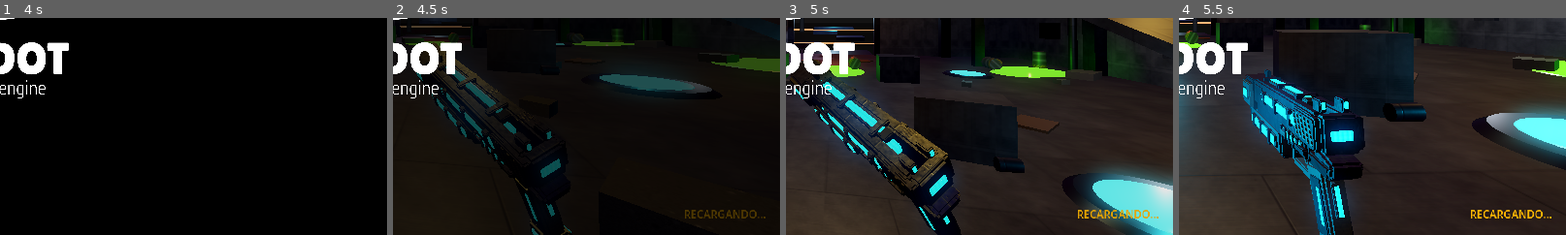
Above: before the commit, frames 1-4 (left to right).
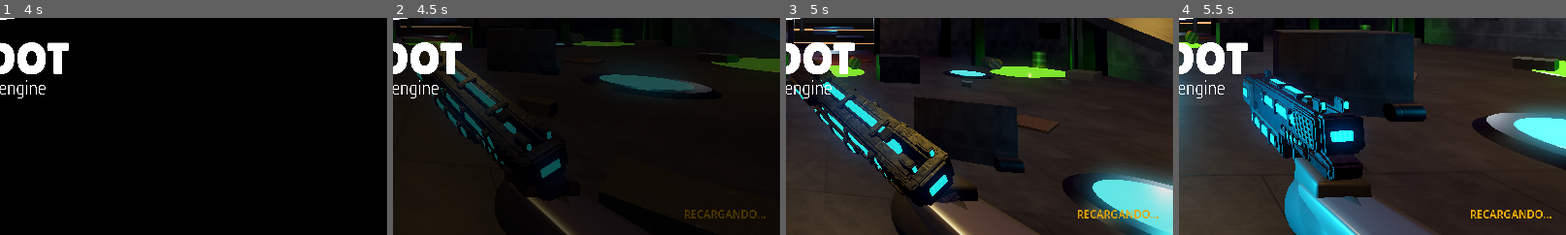
Above: after the commit, the same moments.

Repository: vTrxn/COREBREAKER
Game: Godot game, scene res://Mundo.tscn
Two runs of this game, one before a commit and one after it. Both use one fixed random seed, a clock stepped at 60 frames per second and the inputs below. Sound files missing from this copy of the repository are replaced by a short silence.
Inputs (mouse positions are % of the whole screen's width and height, from its top left):
- Up to frame 1 (4 s): move the mouse to (55, 50) at 0.52 s; press the mouse at (55, 50) at 0.53 s; hold W (move_up) from 0.53 s (still down); tap Space (saltar) at 0.77, 1.52, 3.02, 3.5, 3.77 s; tap F (parry) at 0.8, 1.35, 2.3, 3.6 s; tap Enter at 1.25 s; move the mouse to (45, 50) at 1.27 s; release the mouse at (45, 50) at 1.28 s; click (45, 50) at 1.55 s; move the mouse to (52, 48) at 2.02 s; tap Shift (dash) at 2.1 s; move the mouse to (49, 52) at 2.77 s; click (49, 52) at 2.85 s; move the mouse to (57, 51) at 3.52 s
- Up to frame 2 (4.5 s): keep holding W (move_up); move the mouse to (42, 49) at 4.27 s; tap R (recargar) at 4.35 s
- Up to frame 3 (5 s): keep holding W (move_up); tap Space (saltar) at 4.52 s; click (42, 49) at 4.55 s
- Up to frame 4 (5.5 s): keep holding W (move_up); move the mouse to (51, 50) at 5.02 s; tap T at 5.1 s; tap F (parry) at 5.3 s
The pictures show only the part of the screen within x 50-100%, y 50-100%; the shares and areas given below are measured in that part.

Frame 1 is identical in both runs. In frame 2, 0.8% of the frame differs, in the area x 31-48%, y 73-100%; in frame 3, 4.1%; in frame 4, 7.2%, in the area x 27-66%, y 64-100%.

Commit message:
Agrega modelo 3D del jugador y mano sujetando la pistola en primera persona

Diff:
--- a/Jugador.tscn
+++ b/Jugador.tscn
@@ -14,12 +14,9 @@
 [ext_resource type="AudioStream" uid="uid://ds0ognd2hrxan" path="res://audio/impacto_golpe.mp3" id="12_golp"]
 [ext_resource type="PackedScene" uid="uid://dhk6l33n4uuvx" path="res://modelos/pistola_corebreaker.glb" id="13_pist"]
 [ext_resource type="AudioStream" uid="uid://nu04togyipf3" path="res://audio/recarga.mp3" id="14_rec"]
+[ext_resource type="PackedScene" uid="uid://bhqk365v7dopp" path="res://modelos/jugador_corebreaker.glb" id="15_jugm"]
 
 [sub_resource type="CapsuleShape3D" id="CapsuleShape3D_1"]
-radius = 0.4
-height = 1.8
-
-[sub_resource type="CapsuleMesh" id="CapsuleMesh_1"]
 radius = 0.4
 height = 1.8
 
@@ -35,12 +32,11 @@
 transform = Transform3D(1, 0, 0, 0, 1, 0, 0, 0, 1, 0, 0.9, 0)
 shape = SubResource("CapsuleShape3D_1")
 
-[node name="MeshInstance3D" type="MeshInstance3D" parent="." unique_id=2114060994]
-transform = Transform3D(1, 0, 0, 0, 1, 0, 0, 0, 1, 0, 0.9, 0)
-mesh = SubResource("CapsuleMesh_1")
+[node name="ModeloJugador" parent="." unique_id=21007001 instance=ExtResource("15_jugm")]
 
 [node name="Camera3D" type="Camera3D" parent="." unique_id=1375714489]
 transform = Transform3D(1, 0, 0, 0, 1, 0, 0, 0, 1, 0, 1.6, 0)
+cull_mask = 1048573
 
 [node name="RayCast3D" type="RayCast3D" parent="Camera3D" unique_id=14069356]
 target_position = Vector3(0, 0, -15)
@@ -62,9 +58,8 @@
 omni_range = 3.0
 
 [node name="BrazoParry" type="Node3D" parent="Camera3D" unique_id=1982736450]
-transform = Transform3D(0.7110084, 0.4259616, 0.5583684, -0.4651547, 0.8775898, -0.06540896, -0.5270524, -0.22165468, 0.8215444, -0.28, -0.26, -0.22)
+transform = Transform3D(-0.03315513, -0.9994502, 0, 0.9994502, -0.03315513, 0, 0, 0, 1, 0, 0, 0)
 script = ExtResource("11_parr")
-transform = Transform3D(-0.03315513, -0.9994502, 0, 0.9994502, -0.03315513, 0, 0, 0, 1, 0, 0, 0)
 metadata/_edit_group_ = true
 
 [node name="LuzParry" type="OmniLight3D" parent="Camera3D/BrazoParry" unique_id=1982736454]
--- a/scripts/jugador.gd
+++ b/scripts/jugador.gd
@@ -23,22 +23,23 @@
 var xp_max: float = 100.0
 var muerto: bool = false
 func _ready() -> void:
-	hp = hp_max
-	Input.mouse_mode = Input.MOUSE_MODE_CAPTURED
+	hp = hp_max; Input.mouse_mode = Input.MOUSE_MODE_CAPTURED
 	cambio_xp.emit(xp, xp_max, nivel)
+	if has_node("ModeloJugador"):
+		for m in $ModeloJugador.find_children("*", "VisualInstance3D", true, false):
+			if m.name in ["Guante_D", "Antebrazo_D", "Brazalete_D"]: m.reparent(arma, true)
+			else: m.layers = 2
 func _unhandled_input(event: InputEvent) -> void:
 	if not muerto and event is InputEventMouseMotion and Input.mouse_mode == Input.MOUSE_MODE_CAPTURED:
 		rotate_y(-event.relative.x * mouse_sens)
 		cam.rotation.x = clampf(cam.rotation.x - event.relative.y * mouse_sens, -1.55, 1.55)
 func _physics_process(delta: float) -> void:
 	if muerto: return
-	if not is_on_floor():
-		velocity.y -= grav * delta
+	if not is_on_floor(): velocity.y -= grav * delta
 	t_quieto += delta
 	var sangrando := t_quieto > 15.0
 	alerta_sangrado.emit(sangrando)
-	if sangrando:
-		recibir_dano(2.0 * delta)
+	if sangrando: recibir_dano(2.0 * delta)
 	cd_dash = maxf(0.0, cd_dash - delta)
 	var in_dir := Input.get_vector("move_left", "move_right", "move_up", "move_down")
 	var dir := (transform.basis * Vector3(in_dir.x, 0.0, in_dir.y)).normalized()
@@ -53,10 +54,8 @@
 		if audio_p: audio_p.salto()
 	var moviendo := is_on_floor() and dir.length_squared() > 0.01 and Vector2(velocity.x, velocity.z).length() > 0.5
 	if audio_p: audio_p.actualizar(moviendo, hp, hp_max)
-	if Input.is_action_pressed("disparo_primario") and arma:
-		arma.intentar_disparar(self)
-	if Input.is_action_just_pressed("parry") and parry_b:
-		parry_b.ejecutar_parry()
+	if Input.is_action_pressed("disparo_primario") and arma: arma.intentar_disparar(self)
+	if Input.is_action_just_pressed("parry") and parry_b: parry_b.ejecutar_parry()
 	move_and_slide()
 func _mover_horizontal(delta: float, dir: Vector3) -> void:
 	var spd := vel_sprint if Input.is_action_pressed("sprint") else vel_caminar
Binary file added: modelos/jugador_corebreaker.glb
Not shown, added: modelos/jugador_corebreaker.glb.import
